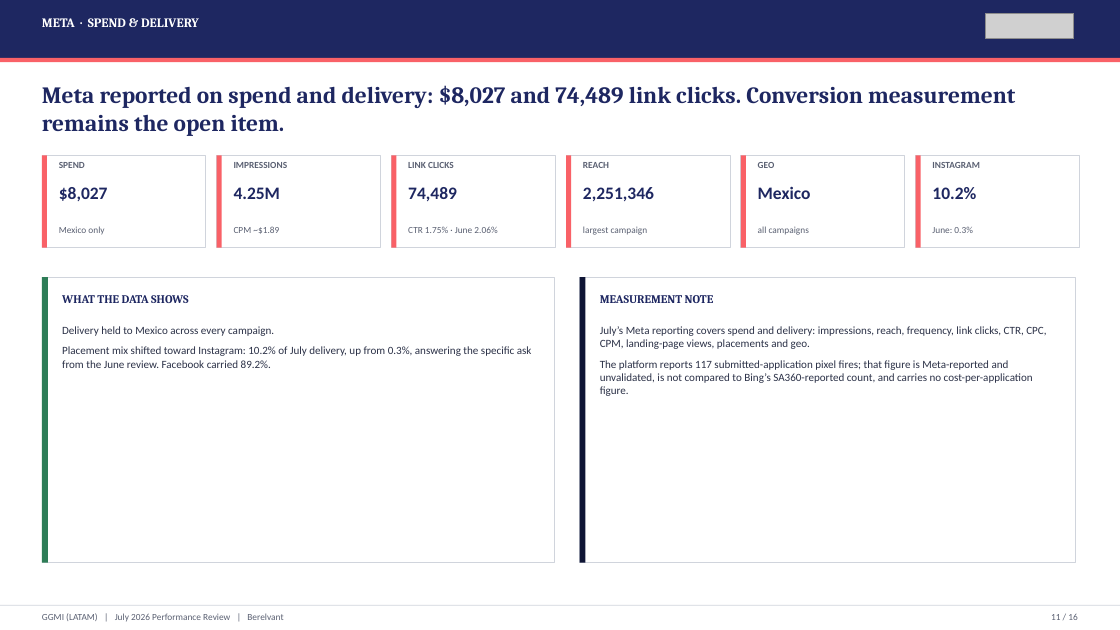
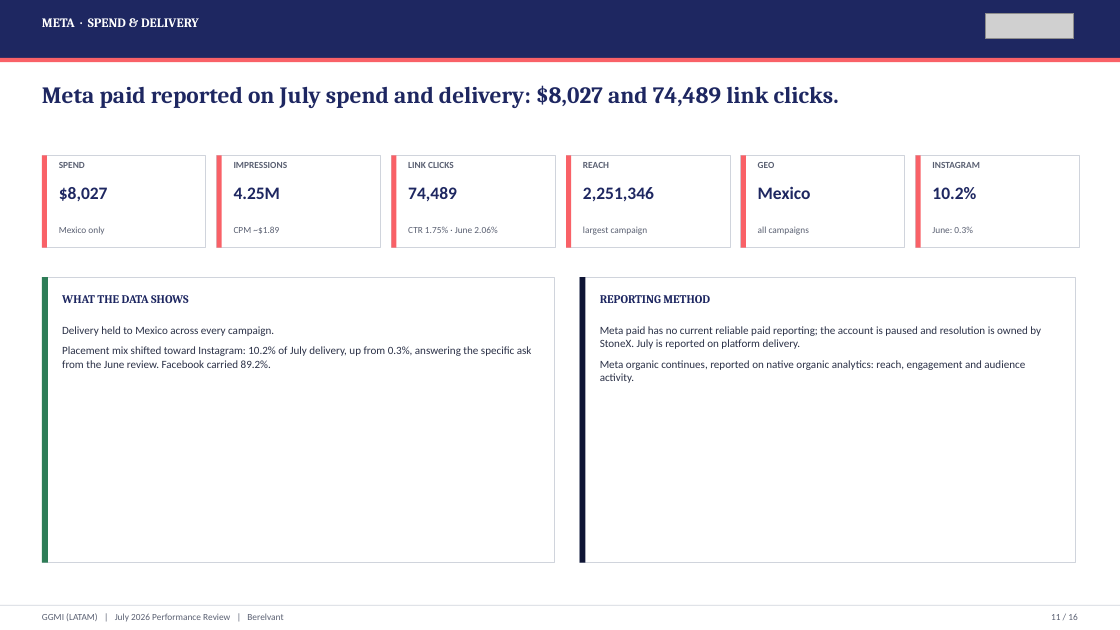
Before and after one commit to hablapro/brlvnt-reporting-hub, a slide deck: slide 11 of reports/forex/ggmi/2026-07/output/GGMI_LATAM_July_2026_Performance_Review.pptx. Drawn at 1120x630 pixels with LibreOffice and Linux fonts; fonts in the diff are those of the drawing; grey boxes stand for pictures. Boxes give left, top, right and bottom in pixels: in the first picture for what was removed or moved away, otherwise in the second. Text is boxed around its words. In the diff, an @@ line names an element or a change of style, - is before the commit and + after.

```diff
--- a/reports/forex/ggmi/2026-07/output/GGMI_LATAM_July_2026_Performance_Review.pptx
+++ b/reports/forex/ggmi/2026-07/output/GGMI_LATAM_July_2026_Performance_Review.pptx
@@ text at (x1=42, y1=85, x2=839, y2=108): text changed @@
-Meta reported on spend and delivery: $8,027 and 74,489 link clicks. Conversion measurement remains the open item.
+Meta paid reported on July spend and delivery: $8,027 and 74,489 link clicks.
@@ text at (x1=600, y1=295, x2=710, y2=303): text changed @@
-MEASUREMENT NOTE
+REPORTING METHOD
@@ text at (x1=600, y1=326, x2=1041, y2=383): text changed @@
-July’s Meta reporting covers spend and delivery: impressions, reach, frequency, link clicks, CTR, CPC, CPM, landing-page views, placements and geo.
-The platform reports 117 submitted-application pixel fires; that figure is Meta-reported and unvalidated, is not compared to Bing’s SA360-reported count, and carries no cost-per-application figure.
+Meta paid has no current reliable paid reporting; the account is paused and resolution is owned by StoneX. July is reported on platform delivery.
+Meta organic continues, reported on native organic analytics: reach, engagement and audience activity.
```
Also in this commit, not shown: 11 other slides changed, 1 slide added, 1 slide removed, 8 other files.
